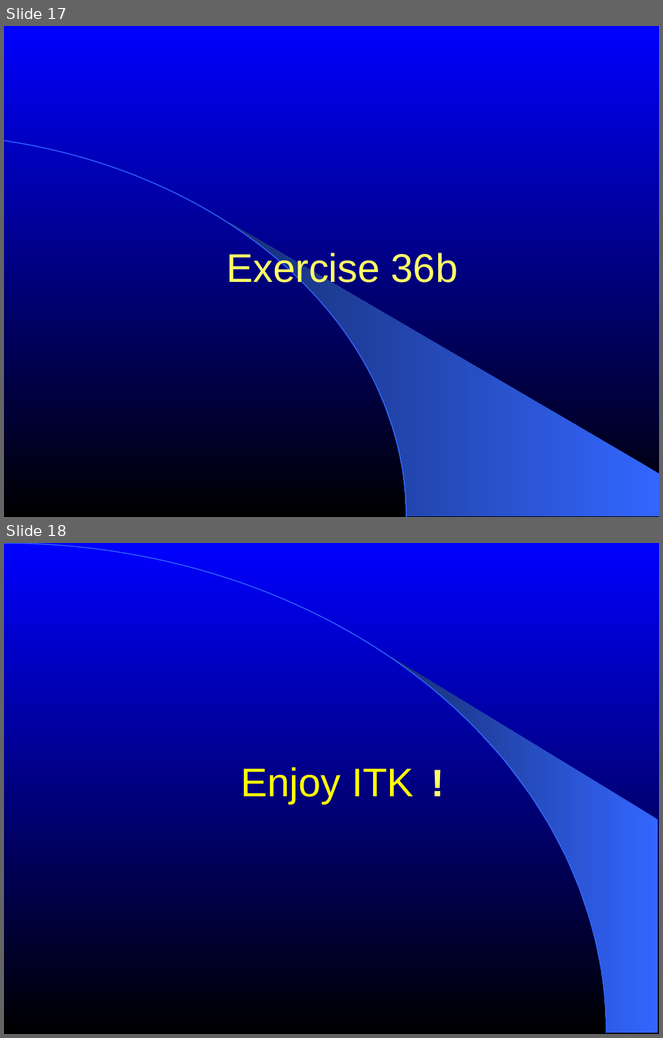
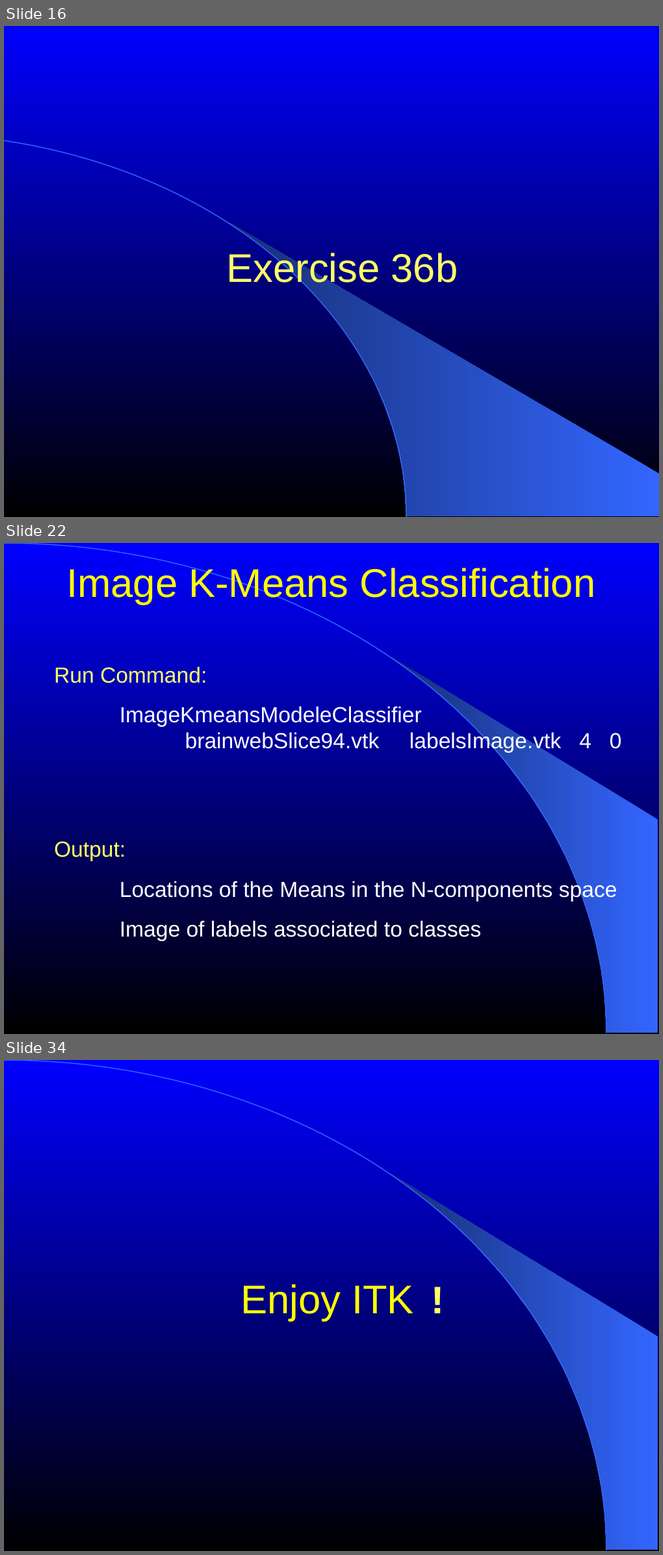
Before and after one commit to NA-MIC/NAMICSandBox, a slide deck: ITKAdvancedCourse/doc/presentations/Insight-StatisticalClassification.ppt. Shown one above the other, each under a label of ours: slides 17 and 18 before the commit, slides 16, 22 and 34 after it; the slides between them are not shown. The pictures are 663x1038 and 663x1555 pixels, drawn with LibreOffice and Linux fonts; fonts in the diff are those of the drawing. Boxes give left, top, right and bottom in pixels: in the first picture for what was removed or moved away, otherwise in the second. Text is boxed around its words. In the diff, an @@ line names an element or a change of style, - is before the commit and + after.

```diff
--- a/ITKAdvancedCourse/doc/presentations/Insight-StatisticalClassification.ppt
+++ b/ITKAdvancedCourse/doc/presentations/Insight-StatisticalClassification.ppt
@@ slide 22 added at box(4, 543, 659, 1034), background gradient #0000FF to #000000; not listed: 2 template elements that a slide beside it also shows @@
@@ title added at box(66, 566, 596, 605), 44 pt, text #FFFF00 @@
+Image K-Means Classification
@@ text added at box(54, 667, 622, 753), 24 pt, text #FFFFFF @@
+Run Command:
+ImageKmeansModeleClassifier
+brainwebSlice94.vtk labelsImage.vtk 4 0
@@ text added at box(54, 841, 618, 941), 24 pt, text #FFFFFF @@
+Output:
+Locations of the Means in the N-components space
+Image of labels associated to classes
@@ what was slide 17 is now slide 16 @@
@@ what was slide 18 is now slide 34 @@
```
Also in this commit, not shown: 4 slides changed, 15 other slides added.
